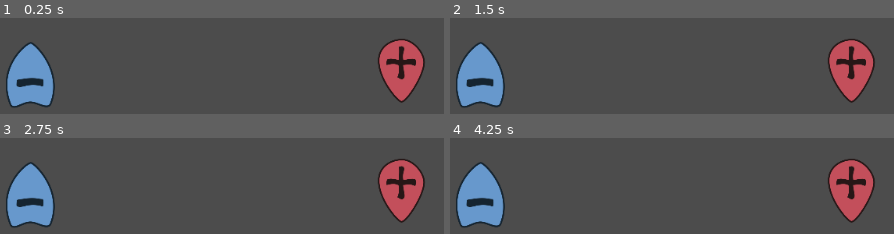
Above: before the commit, frames 1-4 (two rows, left to right).
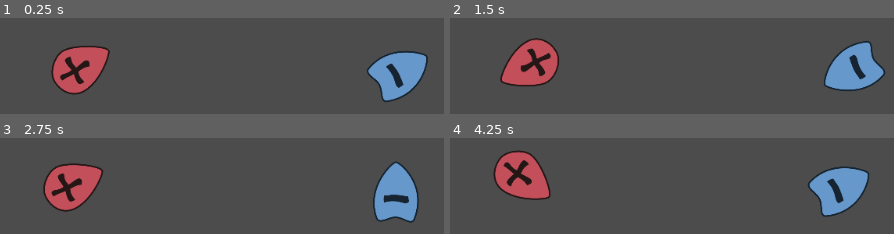
Above: after the commit, the same moments.

Repository: jacobabarbary/BooleanCircuit
Game: Godot game, scene res://main.tscn
The game is run twice, just before and just after one commit, with the same random seed, the same clock (stepped at 60 frames per second) and the same inputs.
Inputs (mouse positions are in pixels of both pictures, inside the frame that each line leads up to):
- Up to frame 1 (0.25 s): no input
- Up to frame 2 (1.5 s): move the mouse to (858, 60) at 0.52 s; tap S (Player2Action) at 0.6 s; move the mouse to (525, 107) at 1.27 s; tap Down (PlayerAction) at 1.35 s
- Up to frame 3 (2.75 s): move the mouse to (outside the picture) at 2.02 s; tap S (Player2Action) at 2.1 s
- Up to frame 4 (4.25 s): move the mouse to (outside the picture) at 2.77 s; tap Down (PlayerAction) at 2.85 s; move the mouse to (outside the picture) at 3.52 s; tap S (Player2Action) at 3.6 s

The runs differ from the first frame. In frame 1, 17% of the frame differs, in the area x 1-97%, y 21-94%; in frame 2, 17%; in frame 3, 16%; in frame 4, 17%, in the area x 1-96%, y 12-94%.

Commit message:
merged old player new player negative(player) and positive(player)

Diff:
--- a/agents/player_agents.gd
+++ b/agents/agents.gd
@@ -1,5 +1,4 @@
-extends Node2D
-
+extends KinematicBody2D
 
 var target = null
 
--- a/agents/negative/Negative.tscn
+++ /dev/null
@@ -1,13 +0,0 @@
-[gd_scene load_steps=3 format=2]
-
-[ext_resource path="res://agents/negative/negative.png" type="Texture" id=1]
-[ext_resource path="res://connector/connector.tscn" type="PackedScene" id=2]
-
-[node name="Negative" type="Node2D"]
-
-[node name="Connector" parent="." instance=ExtResource( 2 )]
-polaraty = 1
-
-[node name="Sprite" type="Sprite" parent="."]
-scale = Vector2( 0.36409, 0.36409 )
-texture = ExtResource( 1 )
--- a/agents/new_player/player.tscn
+++ /dev/null
@@ -1,20 +0,0 @@
-[gd_scene load_steps=4 format=2]
-
-[ext_resource path="res://agents/positive/positive.png" type="Texture" id=1]
-[ext_resource path="res://agents/new_player/player.gd" type="Script" id=2]
-
-[sub_resource type="CircleShape2D" id=1]
-
-[node name="player" type="KinematicBody2D"]
-position = Vector2( 120.709, 114.519 )
-script = ExtResource( 2 )
-__meta__ = {
-"_edit_group_": true
-}
-
-[node name="CollisionShape2D" type="CollisionShape2D" parent="."]
-shape = SubResource( 1 )
-
-[node name="Sprite" type="Sprite" parent="."]
-scale = Vector2( 0.1, 0.11 )
-texture = ExtResource( 1 )
--- a/agents/old_player/player.gd
+++ /dev/null
@@ -1,9 +0,0 @@
-extends Node2D
-
-export var tag: String = "@"
-
-func _ready():
-	set_tag(tag)
-
-func set_tag(val: String):
-	$Tag.text = tag
--- a/agents/old_player/player.svg
+++ /dev/null
@@ -1,90 +0,0 @@
-<?xml version="1.0" encoding="UTF-8" standalone="no"?>
-<!-- Created with Inkscape (http://www.inkscape.org/) -->
-
-<svg
-   xmlns:dc="http://purl.org/dc/elements/1.1/"
-   xmlns:cc="http://creativecommons.org/ns#"
-   xmlns:rdf="http://www.w3.org/1999/02/22-rdf-syntax-ns#"
-   xmlns:svg="http://www.w3.org/2000/svg"
-   xmlns="http://www.w3.org/2000/svg"
-   xmlns:sodipodi="http://sodipodi.sourceforge.net/DTD/sodipodi-0.dtd"
-   xmlns:inkscape="http://www.inkscape.org/namespaces/inkscape"
-   width="256"
-   height="256"
-   viewBox="0 0 67.73333 67.733336"
-   version="1.1"
-   id="svg8"
-   inkscape:version="0.92.4 (5da689c313, 2019-01-14)"
-   sodipodi:docname="player.svg"
-   inkscape:export-filename="/home/sean/code/BooleanCircuit/agents/player/player.png"
-   inkscape:export-xdpi="96"
-   inkscape:export-ydpi="96">
-  <defs
-     id="defs2" />
-  <sodipodi:namedview
-     id="base"
-     pagecolor="#808080"
-     bordercolor="#cb66d3"
-     borderopacity="1"
-     inkscape:pageopacity="0"
-     inkscape:pageshadow="2"
-     inkscape:zoom="0.7"
-     inkscape:cx="-97.90805"
-     inkscape:cy="219.42581"
-     inkscape:document-units="px"
-     inkscape:current-layer="layer1"
-     showgrid="true"
-     units="px"
-     width="1920px"
-     inkscape:pagecheckerboard="false"
-     borderlayer="false"
-     inkscape:showpageshadow="false"
-     inkscape:window-width="778"
-     inkscape:window-height="424"
-     inkscape:window-x="755"
-     inkscape:window-y="147"
-     inkscape:window-maximized="0"
-     inkscape:snap-global="false"
-     inkscape:snap-nodes="false"
-     inkscape:snap-center="true">
-    <inkscape:grid
-       type="xygrid"
-       id="grid159"
-       empspacing="128"
-       dotted="false"
-       enabled="true" />
-  </sodipodi:namedview>
-  <metadata
-     id="metadata5">
-    <rdf:RDF>
-      <cc:Work
-         rdf:about="">
-        <dc:format>image/svg+xml</dc:format>
-        <dc:type
-           rdf:resource="http://purl.org/dc/dcmitype/StillImage" />
-        <dc:title />
-      </cc:Work>
-    </rdf:RDF>
-  </metadata>
-  <g
-     inkscape:label="Layer 1"
-     inkscape:groupmode="layer"
-     id="layer1"
-     transform="translate(0,-229.26665)">
-    <g
-       id="g4781">
-      <path
-         sodipodi:nodetypes="ssscs"
-         inkscape:connector-curvature="0"
-         id="path3962"
-         d="m 13.796064,271.36119 c 0.487417,11.52855 11.887999,19.65253 21.461215,19.65253 9.573194,0 19.575327,-13.37463 19.406042,-23.00561 -0.227875,-12.96428 -14.717998,-33.28028 -19.445922,-33.22344 -5.956348,0.34034 -22.236036,17.30691 -21.421335,36.57652 z"
-         style="fill:#000000;fill-opacity:1;stroke:#ffffff;stroke-width:3.18134999;stroke-miterlimit:4;stroke-dasharray:none;stroke-opacity:1;paint-order:markers stroke fill" />
-      <path
-         sodipodi:nodetypes="sscss"
-         inkscape:connector-curvature="0"
-         id="path3878"
-         d="m 34.65835,238.7825 c 3.474741,-0.006 10.342941,9.0173 10.142363,12.42492 -0.0937,1.59186 -2.739597,-2.43355 -10.681423,-2.15164 -7.345087,0.26947 -10.779806,3.43443 -10.666084,2.27318 0.403358,-4.11879 8.149934,-12.5408 11.205144,-12.54646 z"
-         style="fill:#ffffff;fill-opacity:1;stroke-width:0.35019594" />
-    </g>
-  </g>
-</svg>
--- a/agents/old_player/player.tscn
+++ /dev/null
@@ -1,26 +0,0 @@
-[gd_scene load_steps=3 format=2]
-
-[ext_resource path="res://agents/old_player/player.gd" type="Script" id=1]
-[ext_resource path="res://agents/old_player/player.png" type="Texture" id=2]
-
-[node name="Player" type="Node2D"]
-script = ExtResource( 1 )
-tag = "c"
-
-[node name="Sprite" type="Sprite" parent="."]
-position = Vector2( 0, -25.2632 )
-texture = ExtResource( 2 )
-
-[node name="Tag" type="Label" parent="."]
-margin_left = -39.6126
-margin_top = -63.0826
-margin_right = -30.6126
-margin_bottom = -49.0826
-grow_horizontal = 2
-grow_vertical = 2
-rect_scale = Vector2( 10, 10 )
-text = "#"
-uppercase = true
-__meta__ = {
-"_edit_use_anchors_": false
-}
--- a/agents/new_player/player.gd
+++ b/agents/player/Player.gd
@@ -1,14 +1,31 @@
 extends KinematicBody2D
 
+enum POLARITIES { POSITIVE, NEGITIVE }
+const charge_speed = 0.2
+const FRICTION = 0.99
+
 var inputs = ["PlayerAction","Player2Action"]
+
+export(Texture) var positive_texture
+export(Texture) var negative_texture
+export(POLARITIES) var polaraty = POLARITIES.POSITIVE
 export var player_number = 1
 
 var velocity = Vector2()
 var charge = 0.0
-const charge_speed = 0.2
 var rot_speed = 0.14
 var speed = 10
-const FRICTION = 0.99
+
+onready var sprite = $Sprite
+onready var connector = $Connector
+
+func _ready():
+	connector.polaraty = polaraty
+	match polaraty:
+		POLARITIES.POSITIVE:
+			sprite.texture = positive_texture
+		POLARITIES.NEGITIVE:
+			sprite.texture = negative_texture
 
 
 func _launch():
--- /dev/null
+++ b/agents/player/Player.tscn
@@ -0,0 +1,23 @@
+[gd_scene load_steps=6 format=2]
+
+[ext_resource path="res://agents/player/Player.gd" type="Script" id=1]
+[ext_resource path="res://agents/player/positive.png" type="Texture" id=2]
+[ext_resource path="res://connector/connector.tscn" type="PackedScene" id=3]
+[ext_resource path="res://agents/player/negative.png" type="Texture" id=4]
+
+[sub_resource type="CircleShape2D" id=1]
+radius = 35.6045
+
+[node name="Player" type="KinematicBody2D"]
+script = ExtResource( 1 )
+positive_texture = ExtResource( 2 )
+negative_texture = ExtResource( 4 )
+
+[node name="Connector" parent="." instance=ExtResource( 3 )]
+
+[node name="Sprite" type="Sprite" parent="."]
+scale = Vector2( 0.338173, 0.338173 )
+texture = ExtResource( 2 )
+
+[node name="CollisionShape2D" type="CollisionShape2D" parent="."]
+shape = SubResource( 1 )
--- a/agents/negative/negative.svg
+++ b/agents/player/negative.svg
@@ -16,7 +16,7 @@
    id="svg8"
    inkscape:version="0.92.4 (5da689c313, 2019-01-14)"
    sodipodi:docname="negative.svg"
-   inkscape:export-filename="/home/sean/code/BooleanCircuit/agents/negative/negative.png"
+   inkscape:export-filename="/home/sean/code/BooleanCircuit/agents/player/negative.png"
    inkscape:export-xdpi="96"
    inkscape:export-ydpi="96">
   <defs
@@ -28,9 +28,9 @@
      borderopacity="1"
      inkscape:pageopacity="0"
      inkscape:pageshadow="2"
-     inkscape:zoom="1.4"
-     inkscape:cx="118.11451"
-     inkscape:cy="142.36579"
+     inkscape:zoom="1.979899"
+     inkscape:cx="55.113767"
+     inkscape:cy="141.46969"
      inkscape:document-units="px"
      inkscape:current-layer="layer1"
      showgrid="true"
@@ -62,7 +62,7 @@
         <dc:format>image/svg+xml</dc:format>
         <dc:type
            rdf:resource="http://purl.org/dc/dcmitype/StillImage" />
-        <dc:title></dc:title>
+        <dc:title />
       </cc:Work>
     </rdf:RDF>
   </metadata>
@@ -89,7 +89,7 @@
     </g>
     <g
        id="g1075"
-       transform="translate(-67.879151,-67.827172)">
+       transform="matrix(1,0,0,-1,-67.879151,593.40691)">
       <path
          sodipodi:nodetypes="cscscc"
          inkscape:connector-curvature="0"
--- a/agents/positive/Positive.tscn
+++ /dev/null
@@ -1,14 +0,0 @@
-[gd_scene load_steps=4 format=2]
-
-[ext_resource path="res://agents/positive/positive.png" type="Texture" id=1]
-[ext_resource path="res://agents/positive/Positive.gd" type="Script" id=2]
-[ext_resource path="res://connector/connector.tscn" type="PackedScene" id=3]
-
-[node name="Positive" type="Node2D"]
-script = ExtResource( 2 )
-
-[node name="Connector" parent="." instance=ExtResource( 3 )]
-
-[node name="Sprite" type="Sprite" parent="."]
-scale = Vector2( 0.338173, 0.338173 )
-texture = ExtResource( 1 )
--- a/main.gd
+++ b/main.gd
@@ -1,7 +1,3 @@
 extends Node2D
 
 onready var positive = $Positive
-
-func _input(event):
-	if event is InputEventMouseMotion:
-		positive.set_position(event.position)
--- a/main.tscn
+++ b/main.tscn
@@ -1,12 +1,13 @@
-[gd_scene load_steps=3 format=2]
+[gd_scene load_steps=2 format=2]
 
-[ext_resource path="res://agents/positive/Positive.tscn" type="PackedScene" id=4]
-[ext_resource path="res://agents/negative/Negative.tscn" type="PackedScene" id=5]
+[ext_resource path="res://agents/player/Player.tscn" type="PackedScene" id=4]
 
 [node name="main" type="Node2D"]
 
 [node name="Positive" parent="." instance=ExtResource( 4 )]
+position = Vector2( 317.724, 277.091 )
+
+[node name="Negative" parent="." instance=ExtResource( 4 )]
 position = Vector2( 726.108, 283.553 )
-
-[node name="Negative" parent="." instance=ExtResource( 5 )]
-position = Vector2( 251.753, 288.853 )
+polaraty = 1
+player_number = 0
--- a/project.godot
+++ b/project.godot
@@ -24,11 +24,13 @@
 PlayerAction={
 "deadzone": 0.5,
 "events": [ Object(InputEventKey,"resource_local_to_scene":false,"resource_name":"","device":0,"alt":false,"shift":false,"control":false,"meta":false,"command":false,"pressed":false,"scancode":16777234,"unicode":0,"echo":false,"script":null)
+, Object(InputEventKey,"resource_local_to_scene":false,"resource_name":"","device":0,"alt":false,"shift":false,"control":false,"meta":false,"command":false,"pressed":false,"scancode":16777231,"unicode":0,"echo":false,"script":null)
  ]
 }
 Player2Action={
 "deadzone": 0.5,
 "events": [ Object(InputEventKey,"resource_local_to_scene":false,"resource_name":"","device":0,"alt":false,"shift":false,"control":false,"meta":false,"command":false,"pressed":false,"scancode":83,"unicode":0,"echo":false,"script":null)
+, Object(InputEventKey,"resource_local_to_scene":false,"resource_name":"","device":0,"alt":false,"shift":false,"control":false,"meta":false,"command":false,"pressed":false,"scancode":16777233,"unicode":0,"echo":false,"script":null)
  ]
 }
 
Binary file removed: agents/negative/negative.png
Binary file removed: agents/old_player/player.png
Renamed: agents/positive/Positive.gd -> agents/player/Positive.gd
Binary file added: agents/player/negative.png
Not shown, changed: agents/player/negative.png.import
Not shown, changed: agents/player/negative.svg.import
Renamed: agents/positive/positive.png -> agents/player/positive.png
Not shown, changed: agents/player/positive.png.import
Renamed: agents/positive/positive.svg -> agents/player/positive.svg
Not shown, changed: agents/player/positive.svg.import
Not shown, removed: agents/positive/positive.png.import
Not shown, removed: agents/positive/positive.svg.import
